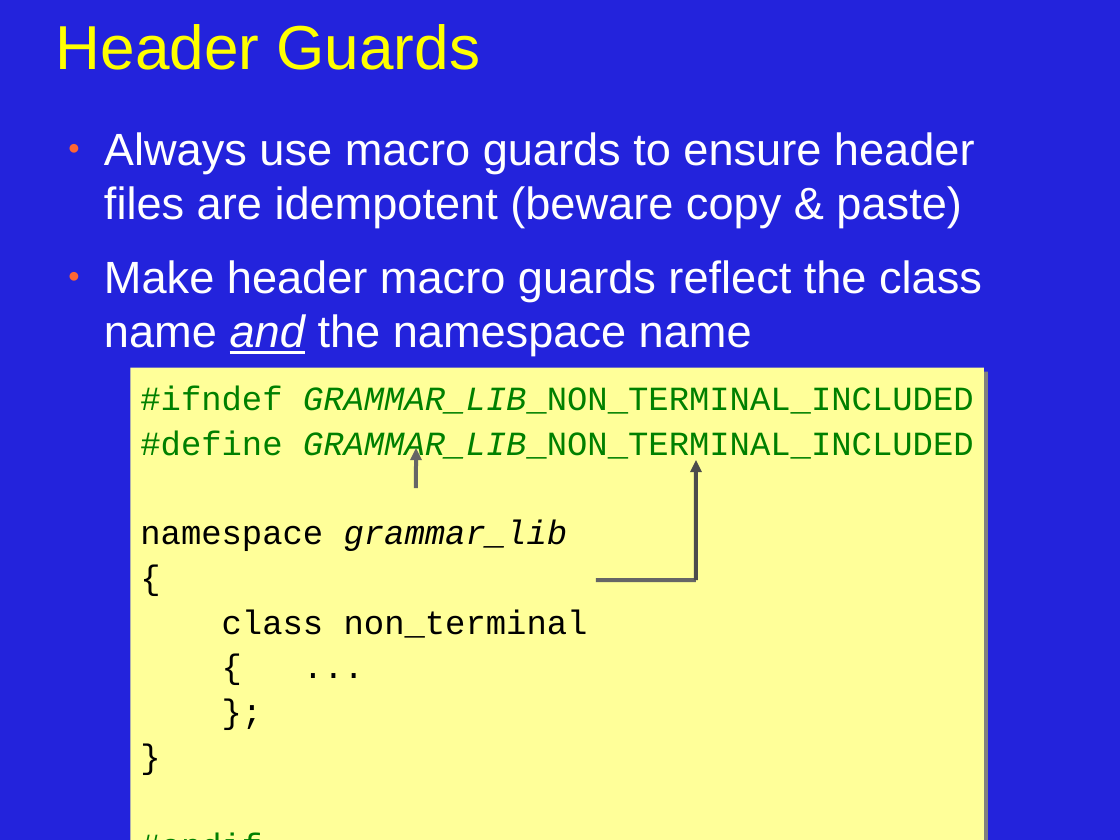
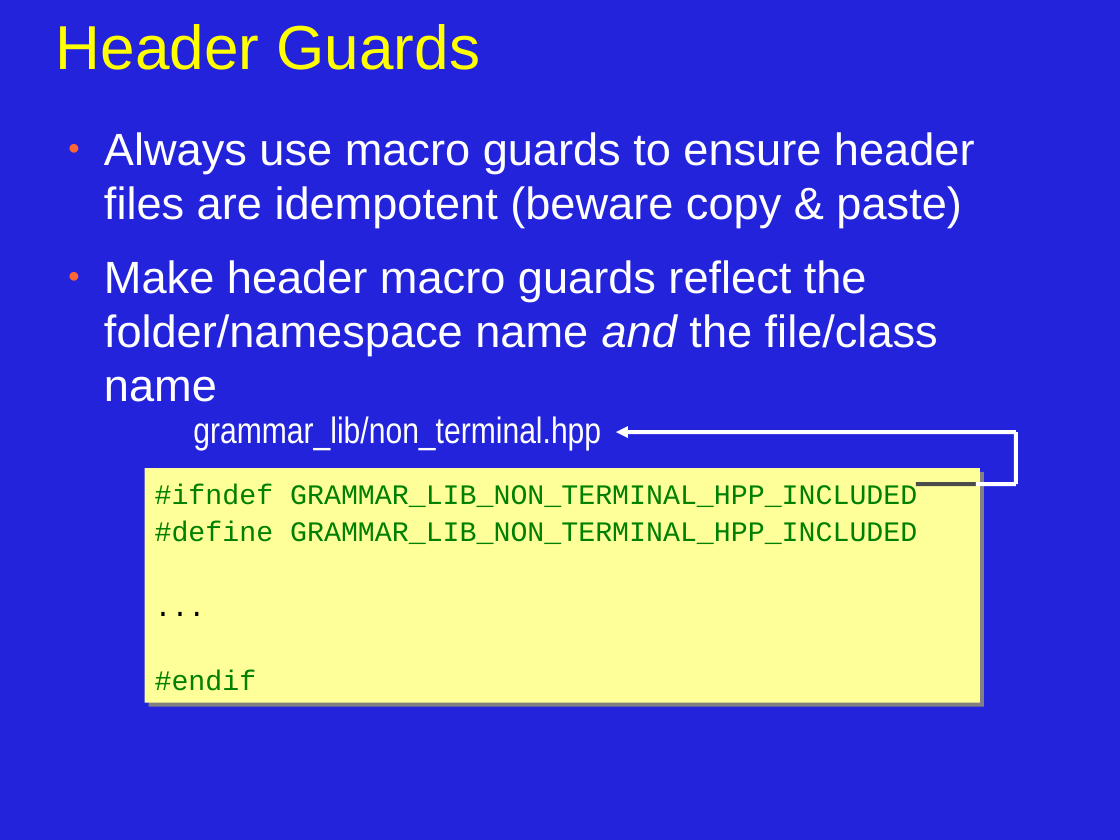
Before and after one commit to JonJagger/two-day-courses, a slide deck: slide 4 of cppf/06_Program_Organization_and_Dependency_Management.odp. Drawn at 1120x840 pixels with LibreOffice and Linux fonts; fonts in the diff are those of the drawing. Boxes give left, top, right and bottom in pixels: in the first picture for what was removed or moved away, otherwise in the second. Text is boxed around its words. In the diff, an @@ line names an element or a change of style, - is before the commit and + after.

```diff
--- a/cppf/06_Program_Organization_and_Dependency_Management.odp
+++ b/cppf/06_Program_Organization_and_Dependency_Management.odp
@@ text at bbox=[104, 260, 938, 402]: text changed @@
-● Make header macro guards reflect the class name and the namespace name
+● Make header macro guards reflect the folder/namespace name and the file/class name
@@ text added at bbox=[193, 416, 601, 450], 26 pt, text #FFFFFF @@
+grammar_lib/non_terminal.hpp
@@ arrow removed from (416, 488) to (416, 448) @@
@@ arrow added from (1016, 432) to (616, 432), #FFFFFF 2.83 pt @@
@@ line added from (1016, 484) to (1016, 432), #FFFFFF 2.83 pt @@
@@ rectangle "#ifndef GRAMMAR_LIB_NON_TERMINAL_HPP_INCLUDED": place and size @@
-rectangle "#ifndef GRAMMAR_LIB_NON_TERMINAL_HPP_INCLUDED" at bbox=[130, 368, 984, 840]
+rectangle "#ifndef GRAMMAR_LIB_NON_TERMINAL_HPP_INCLUDED" at bbox=[144, 469, 980, 703]
@@ arrow removed from (696, 580) to (696, 460) @@
@@ text in rectangle at bbox=[159, 484, 917, 544]: text changed; size 24 to 20 pt @@
-#ifndef GRAMMAR_LIB_NON_TERMINAL_INCLUDED
-#define GRAMMAR_LIB_NON_TERMINAL_INCLUDED
-namespace grammar_lib
-{
-class non_terminal
-{ ...
-};
-}
+#ifndef GRAMMAR_LIB_NON_TERMINAL_HPP_INCLUDED
+#define GRAMMAR_LIB_NON_TERMINAL_HPP_INCLUDED
+...
@@ line moved from (597, 580) - (696, 580) to (917, 484) - (977, 484) @@
@@ line (917, 484) - (977, 484): stroke #666666 2.83 pt to #4C4C4C 2.83 pt @@
@@ line added from (977, 484) to (1016, 484), #FFFFFF 2.83 pt @@
@@ text in rectangle at bbox=[155, 670, 257, 691]: size 24 to 20 pt in "#endif" @@
```
Also in this commit, not shown: 15 other slides changed, 4 slides removed, 6 other files.
